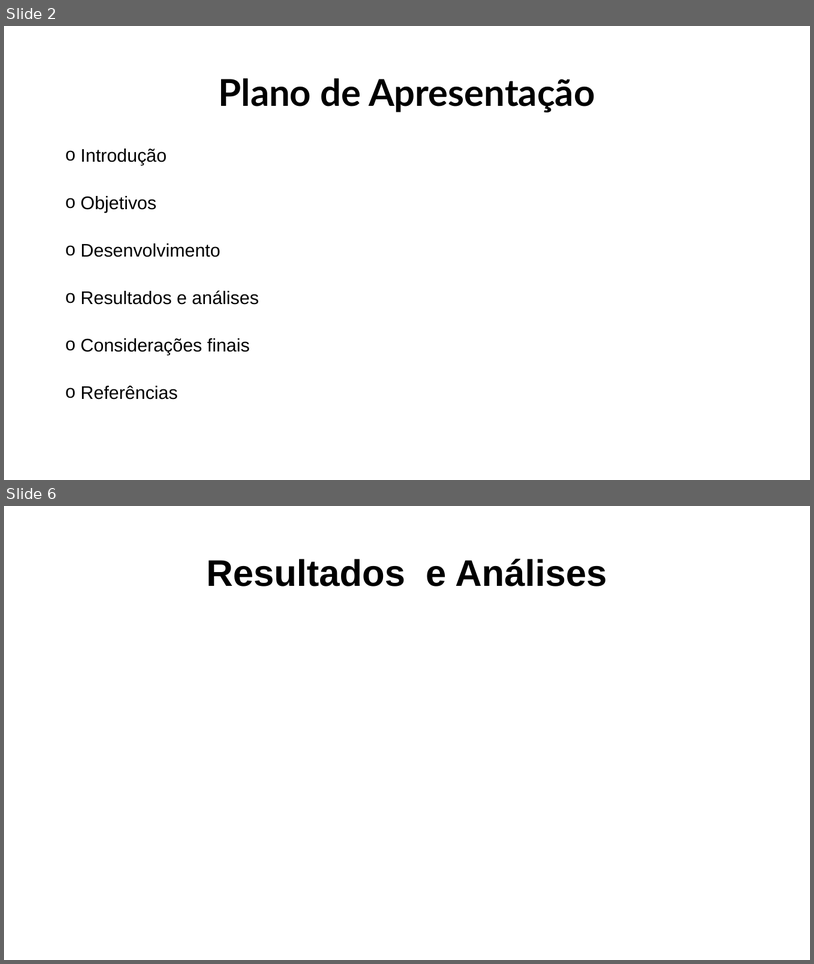
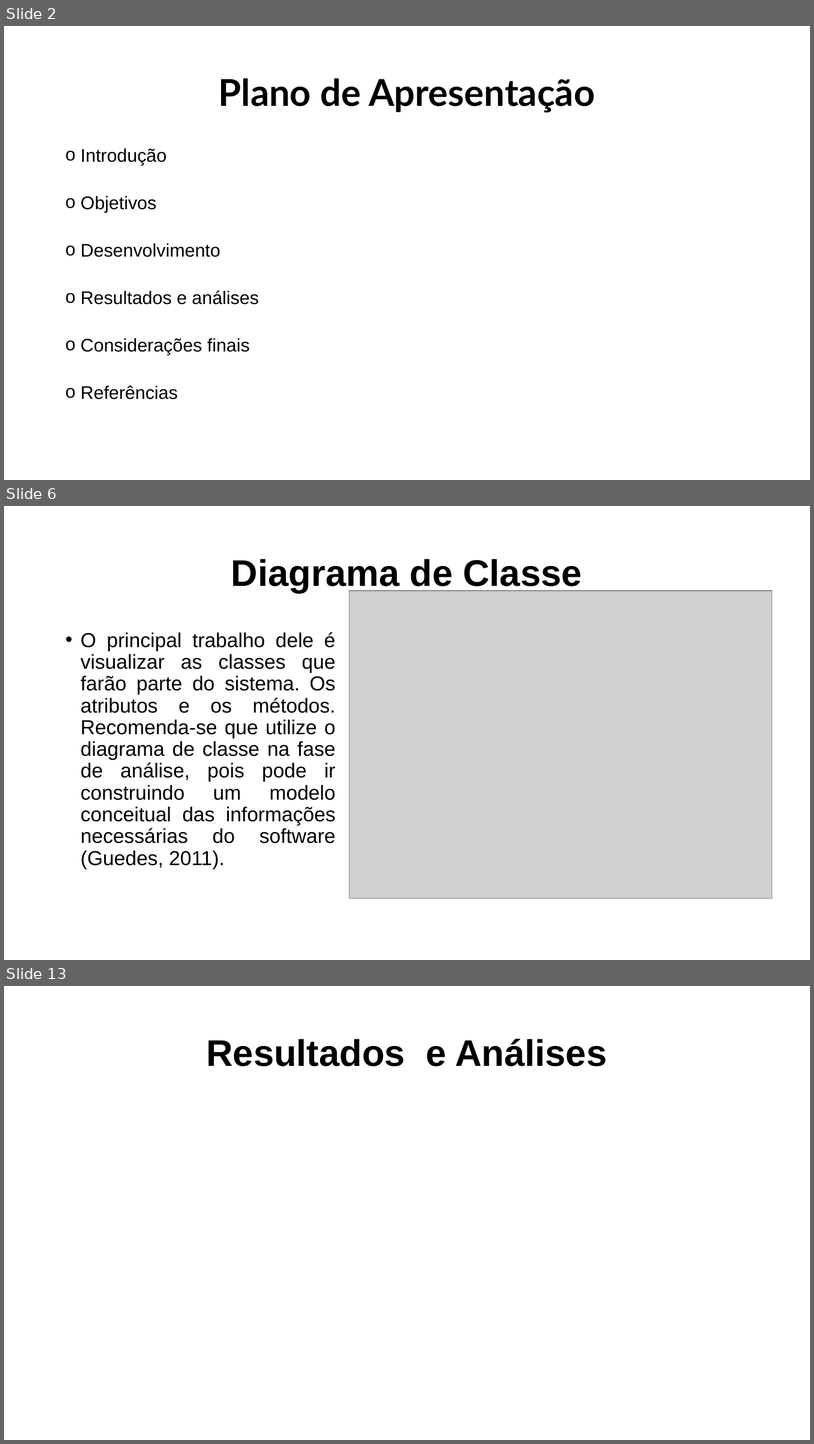
Before and after one commit to GianluccaCampana/Tcc, a slide deck: capa DVD/Modelo de Apresentacao CPS - ETEC ZL.pptx. Shown one above the other, each under a label of ours: slides 2 and 6 before the commit, slides 2, 6 and 13 after it; the slides between them are not shown. The pictures are 814x964 and 814x1444 pixels, drawn with LibreOffice and Linux fonts; fonts in the diff are those of the drawing; grey boxes stand for pictures; background and template pictures are left out. Boxes give left, top, right and bottom in pixels: in the first picture for what was removed or moved away, otherwise in the second. Text is boxed around its words. In the diff, an @@ line names an element or a change of style, - is before the commit and + after.

```diff
--- a/capa DVD/Modelo de Apresentacao CPS - ETEC ZL.pptx
+++ b/capa DVD/Modelo de Apresentacao CPS - ETEC ZL.pptx
@@ slide 6 added at <box>4,506,810,960</box>, background #FFFFFF @@
@@ title added at <box>231,559,582,593</box>, 44 pt, text #000000, bold @@
+Diagrama de Classe
@@ picture added at <box>350,591,773,898</box> @@
@@ text added at <box>81,632,336,869</box>, 24 pt, text #000000 @@
+• O principal trabalho dele é visualizar as classes que farão parte do sistema. Os atributos e os métodos. Recomenda-se que utilize o diagrama de classe na fase de análise, pois pode ir construindo um modelo conceitual das informações necessárias do software (Guedes, 2011).
@@ what was slide 6 is now slide 13 @@
```
Also in this commit, not shown: 1 slide changed, 11 other slides added, 5 slides removed, 6 other files.
